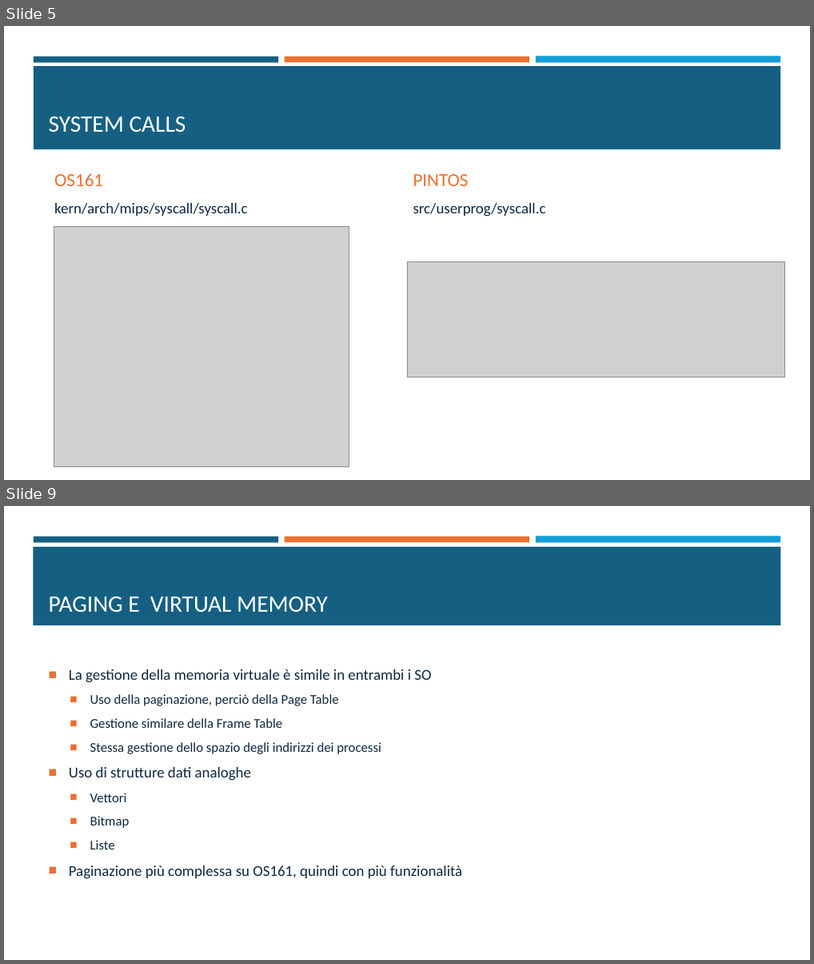
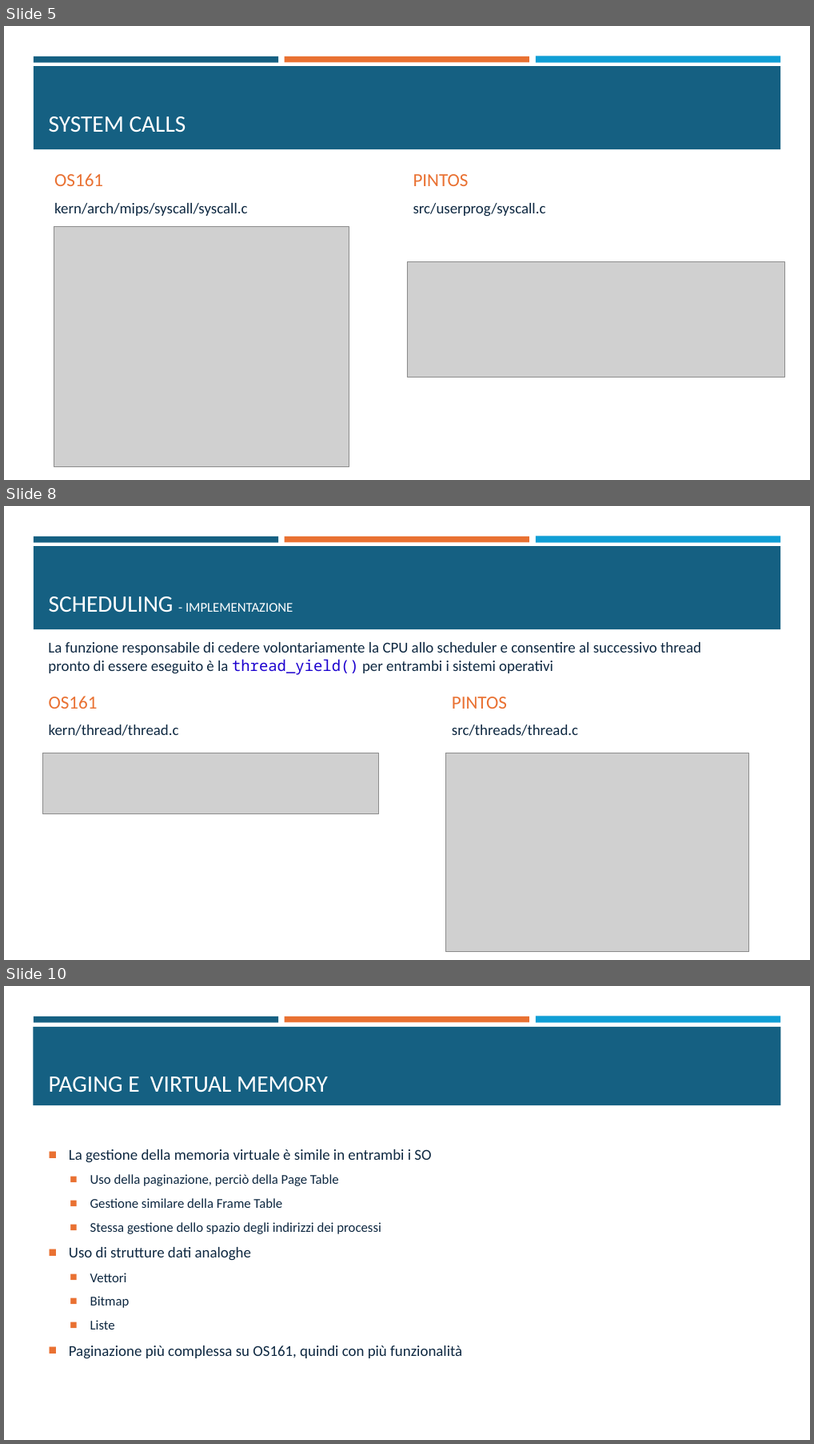
Before and after one commit to fraancyM/PintOS, a slide deck: Progetto_SO.pptx. Shown one above the other, each under a label of ours: slides 5 and 9 before the commit, slides 5, 8 and 10 after it; the slides between them are not shown. The pictures are 814x964 and 814x1444 pixels, drawn with LibreOffice and Linux fonts; fonts in the diff are those of the drawing; grey boxes stand for pictures. Boxes give left, top, right and bottom in pixels: in the first picture for what was removed or moved away, otherwise in the second. Text is boxed around its words. In the diff, an @@ line names an element or a change of style, - is before the commit and + after.

Commit message:
Modifiche in scheduling e finito ppt

```diff
--- a/Progetto_SO.pptx
+++ b/Progetto_SO.pptx
@@ slide 8 added at box(4, 506, 810, 960), background #FFFFFF; not listed: 4 template elements that a slide beside it also shows @@
@@ title added at box(49, 596, 293, 612), 16 pt, text #FFFFFF @@
+SCHEDULING - IMPLEMENTAZIONE
@@ text added at box(48, 642, 702, 675), 18 pt, text #0E2841 @@
+La funzione responsabile di cedere volontariamente la CPU allo scheduler e consentire al successivo thread pronto di essere eseguito è la thread_yield() per entrambi i sistemi operativi
@@ text added at box(49, 696, 179, 736), 18 pt, text #0E2841 @@
+OS161
+kern/thread/thread.c
@@ text added at box(452, 696, 578, 736), 18 pt, text #0E2841 @@
+PINTOS
+src/threads/thread.c
@@ picture added at box(42, 753, 379, 814) @@
@@ picture added at box(446, 753, 750, 952) @@
@@ what was slide 9 is now slide 10 @@
```
Also in this commit, not shown: 2 slides changed, 1 other slide added, 1 slide removed, 2 other files.
